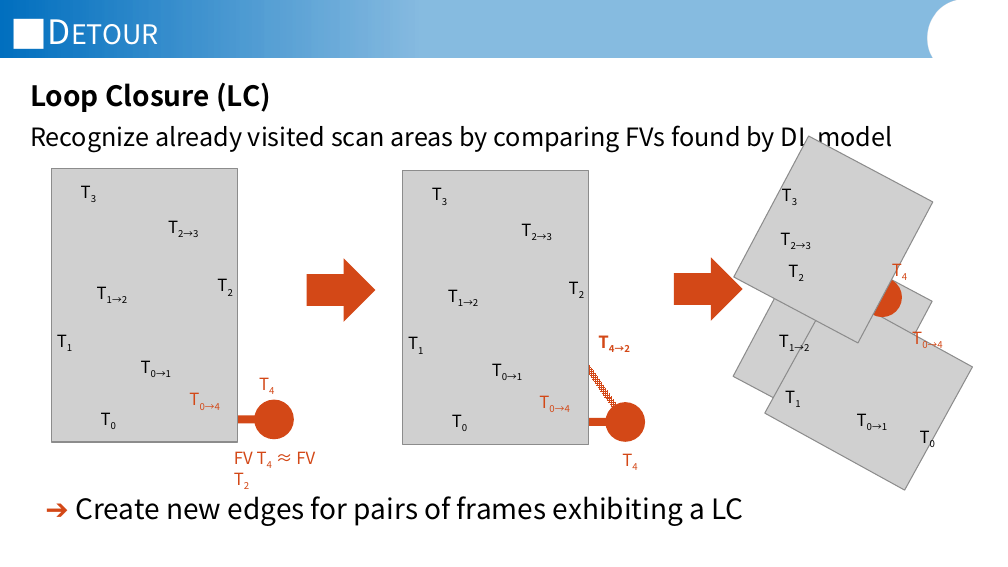
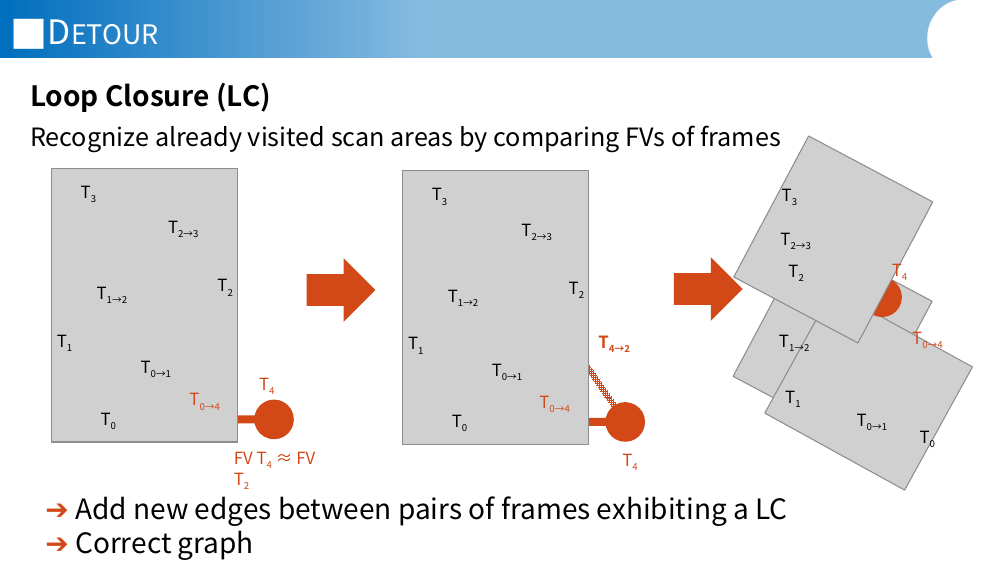
Before and after one commit to JannisIwate/freehand_ur_pgo, a slide deck: slide 12 of documents/Jannis_Meyer_Presentation_11_05_2026.pptx (slide 11 before the commit). Drawn at 1008x567 pixels with LibreOffice and Linux fonts; fonts in the diff are those of the drawing; grey boxes stand for pictures; background and template pictures are left out. Boxes give left, top, right and bottom in pixels: in the first picture for what was removed or moved away, otherwise in the second. Text is boxed around its words. In the diff, an @@ line names an element or a change of style, - is before the commit and + after.

```diff
--- a/documents/Jannis_Meyer_Presentation_11_05_2026.pptx
+++ b/documents/Jannis_Meyer_Presentation_11_05_2026.pptx
@@ text at bbox=[30, 125, 781, 153]: text changed @@
-Recognize already visited scan areas by comparing FVs found by DL model
+Recognize already visited scan areas by comparing FVs of frames
@@ text at bbox=[75, 496, 787, 560]: text changed @@
-➔ Create new edges for pairs of frames exhibiting a LC
+➔ Add new edges between pairs of frames exhibiting a LC
+➔ Correct graph
```
Also in this commit, not shown: 9 other slides changed, 1 slide added.
